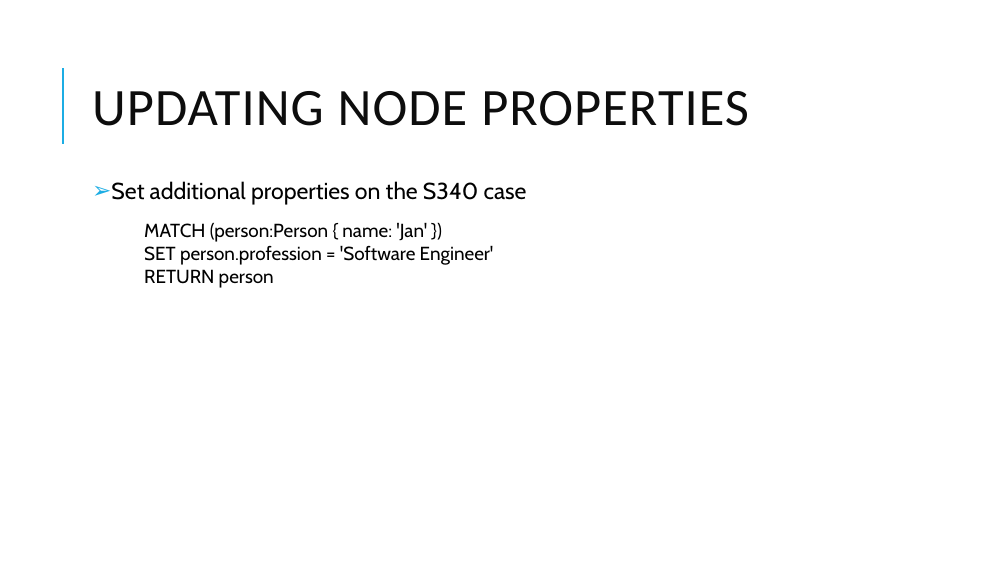
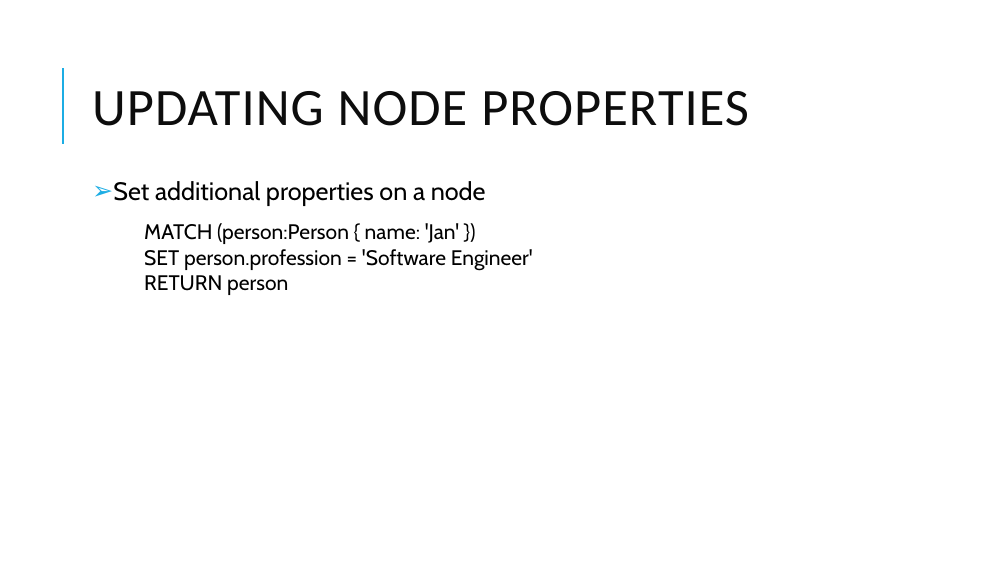
Before and after one commit to jenparker1975/Diabook, a slide deck: slide 40 of presentation/Graph DBs.pptx. Drawn at 1008x567 pixels with LibreOffice and Linux fonts; fonts in the diff are those of the drawing. Boxes give left, top, right and bottom in pixels: in the first picture for what was removed or moved away, otherwise in the second. Text is boxed around its words. In the diff, an @@ line names an element or a change of style, - is before the commit and + after.

Commit message:
updated presentation

```diff
--- a/presentation/Graph DBs.pptx
+++ b/presentation/Graph DBs.pptx
@@ text at box(113, 181, 486, 206): text changed; size 22 to 24 pt @@
-➢ Set additional properties on the S340 case
+➢ Set additional properties on a node
@@ text "MATCH (person:Person { name: 'Jan' ..." at box(144, 223, 533, 295): size 18 to 20 pt @@
```
Also in this commit, not shown: 6 other slides changed.
